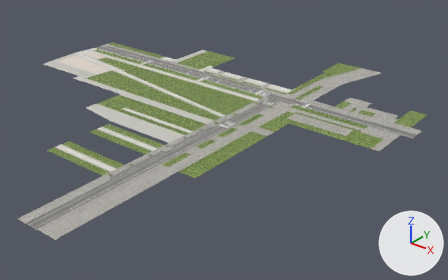
Renders of the FBX model INTERFACES Project/Assets/Assets/Meshes/Terrain/SM_Terrain_01.fbx from each side of a commit.
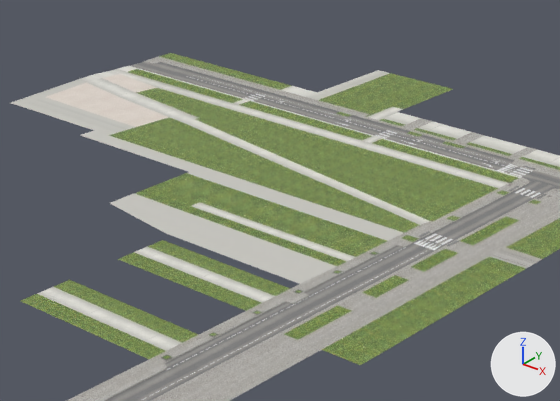
The first picture shows the older version from a 50 mm lens placed at (147.0, -376.0, 181.0), pointed at (-115.0, -47.0, -23.0). The close-ups show the older and then the newer version on the part from 8% to 63% of the width and 7% to 69% of the height of that picture. Only the edits that show in the close-ups are written down. Every picture has the same lights, and +X, +Y and +Z are marked at lower right. Where no turn or scale is listed for an object, it has been applied to the vertices. Vertices at exactly the same position are counted once.

In view in the first close-up: 'SM_Terrain_01'.
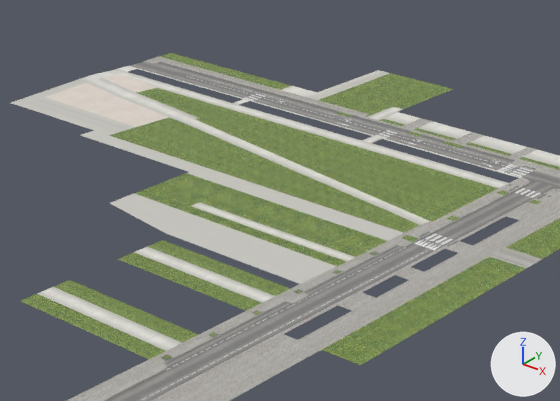
The change, as a list of edits to the scene's bpy script:
```text
Change me_plane_011:
    used by ob_sm_terrain_01; location = (0.0, 0.0, 0.0)
    remove me_plane_011.from_pydata(...)  # 1497 vertices, 1258 faces; spans x -313.0..11.0, y -227.0..104.0, z -1.0..0.0
    add me_plane_011.from_pydata(...)  # 1426 vertices, 1179 faces; spans x -313.0..11.0, y -227.0..104.0, z -1.0..0.0
    me_plane_011 part 1
    71 vertices are removed from x -304.0..-21.0, y -134.0..-4.0, z -1.0..0.0
    80 faces are deleted
    1 new face joins them, mat_roads (picture img_t_roadatlas_01_bc_tga)
    me_plane_011 part 2: 37 kept faces spanning x -304.0..-110.0, y -16.0..-9.0, z 0.0 get new texture (UV) coordinates
```

What differs and where, as boxes [x1, y1, x2, y2] in the close-ups (560 x 401 px):
part 1 of me_plane_011, cut back: before [128, 69, 520, 340]
part 2 of me_plane_011, surface changed: [126, 72, 508, 185] in both
